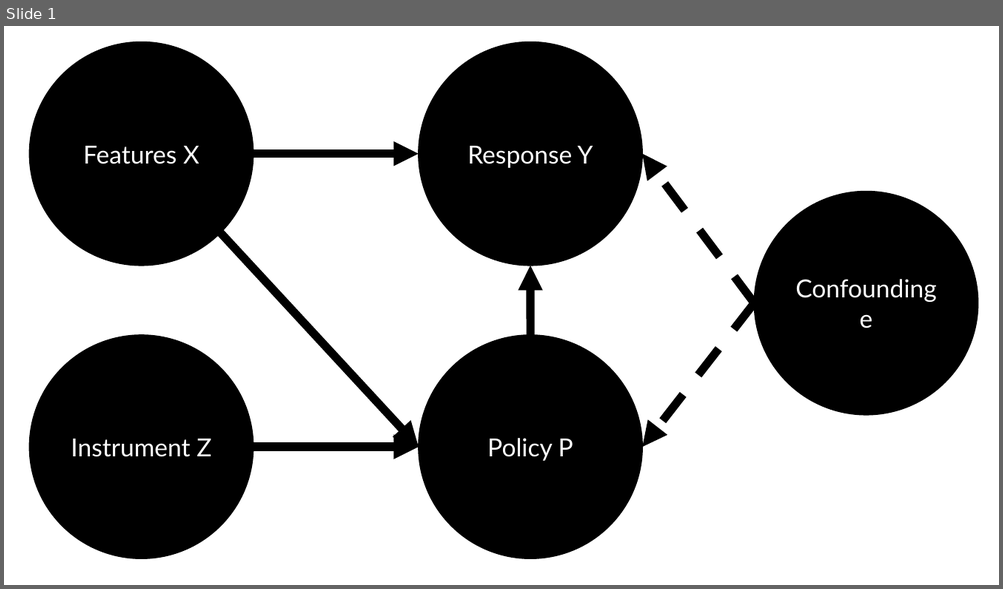
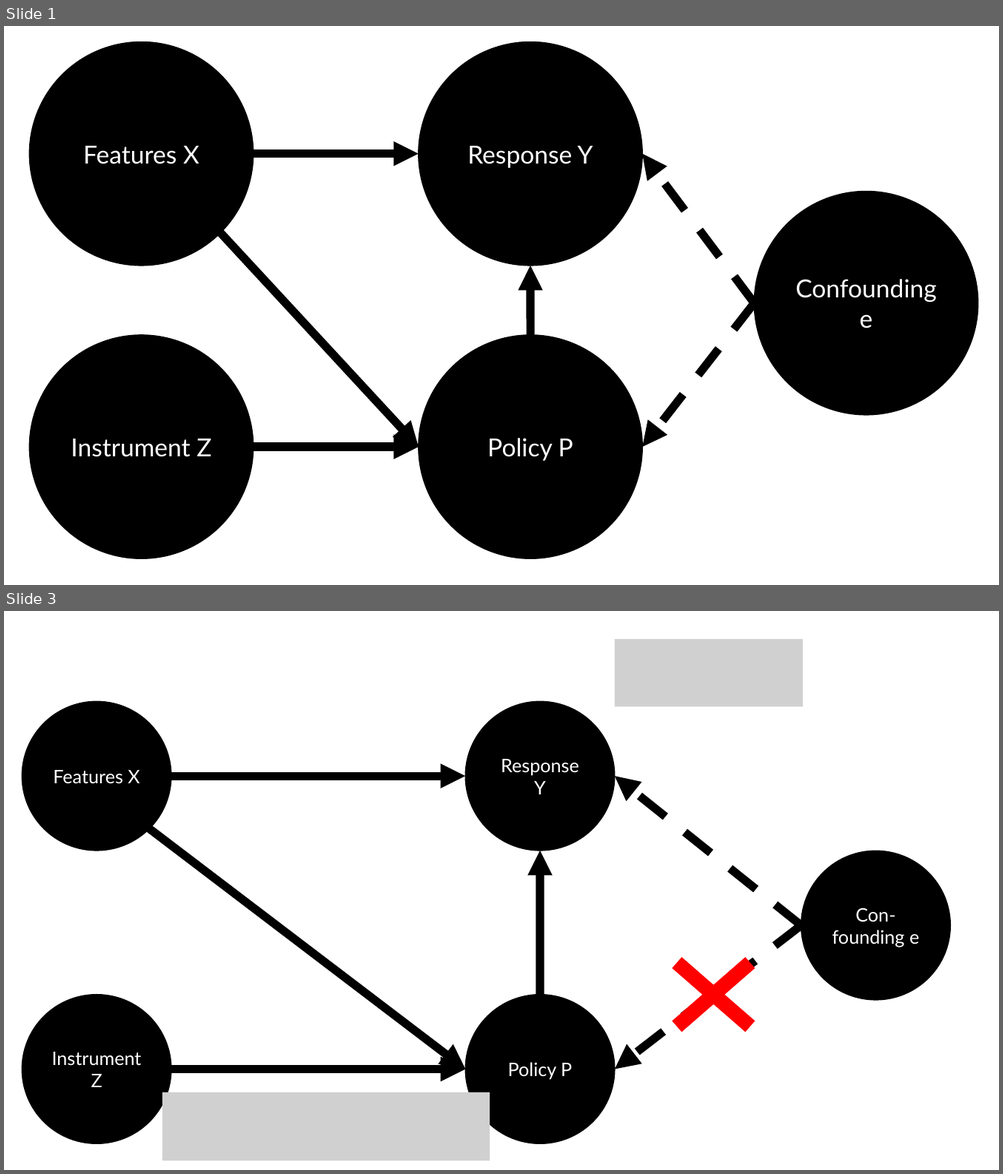
Before and after one commit to kishorrit/MLF, a slide deck: assets/pp files/causal flowchart.pptx. Shown one above the other, each under a label of ours: slide 1 before the commit, slides 1 and 3 after it; the slides between them are not shown. The pictures are 1003x589 and 1003x1174 pixels, drawn with LibreOffice and Linux fonts; fonts in the diff are those of the drawing; grey boxes stand for pictures. Boxes give left, top, right and bottom in pixels: in the first picture for what was removed or moved away, otherwise in the second. Text is boxed around its words. In the diff, an @@ line names an element or a change of style, - is before the commit and + after.

```diff
--- a/assets/pp files/causal flowchart.pptx
+++ b/assets/pp files/causal flowchart.pptx
@@ slide 3 added at <box>4,611,999,1170</box>, background #FFFFFF @@
@@ picture added at <box>614,639,802,707</box> @@
@@ ellipse added at <box>22,701,171,851</box>, fill #000000, outline #000000 1 pt, 18 pt, text #FFFFFF @@
+Features X
@@ ellipse added at <box>465,701,614,851</box>, fill #000000, outline #000000 1 pt, 18 pt, text #FFFFFF @@
+Response Y
@@ arrow added from (171, 776) to (465, 776), #000000 8 pt @@
@@ arrow added from (801, 925) to (614, 776), #000000 8 pt dashed @@
@@ arrow added from (150, 829) to (465, 1070), #000000 8 pt @@
@@ arrow added from (540, 995) to (540, 851), #000000 8 pt @@
@@ ellipse added at <box>801,851,950,1000</box>, fill #000000, outline #000000 1 pt, 18 pt, text #FFFFFF @@
+Con-founding e
@@ arrow added from (801, 925) to (614, 1070), #000000 8 pt dashed @@
@@ cross added at <box>643,934,783,1056</box>, fill #FF0000, outline #FF0000 1 pt @@
@@ ellipse added at <box>22,995,171,1145</box>, fill #000000, outline #000000 1 pt, 18 pt, text #FFFFFF @@
+Instrument Z
@@ ellipse added at <box>465,995,614,1145</box>, fill #000000, outline #000000 1 pt, 18 pt, text #FFFFFF @@
+Policy P
@@ arrow added from (171, 1070) to (465, 1070), #000000 8 pt @@
@@ picture added at <box>162,1093,489,1162</box> @@
```
Also in this commit, not shown: 1 other slide added, 3 other files.
